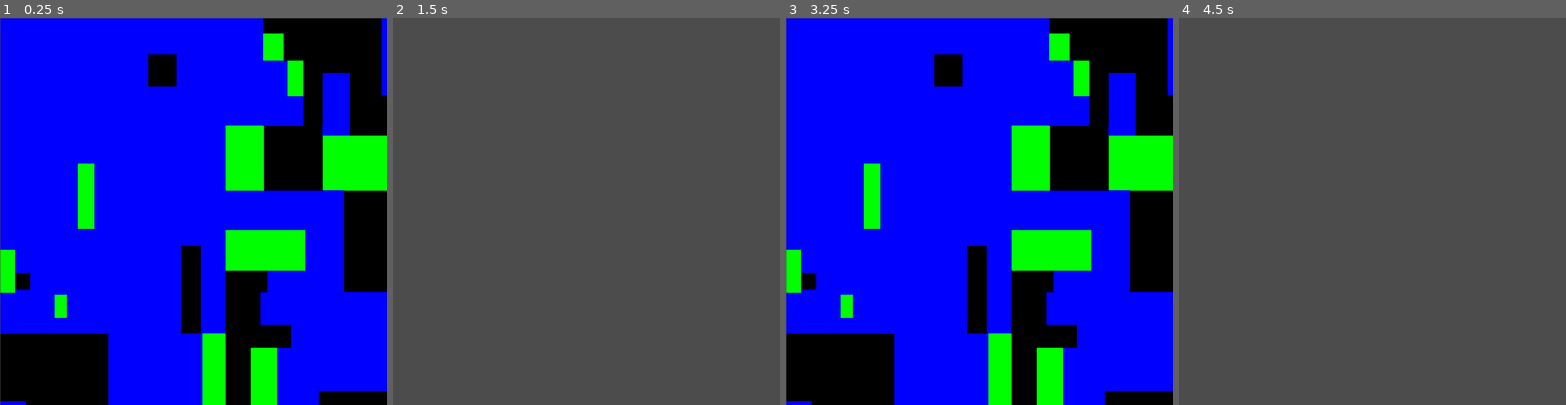
Above: before the commit, frames 1-4 (left to right).
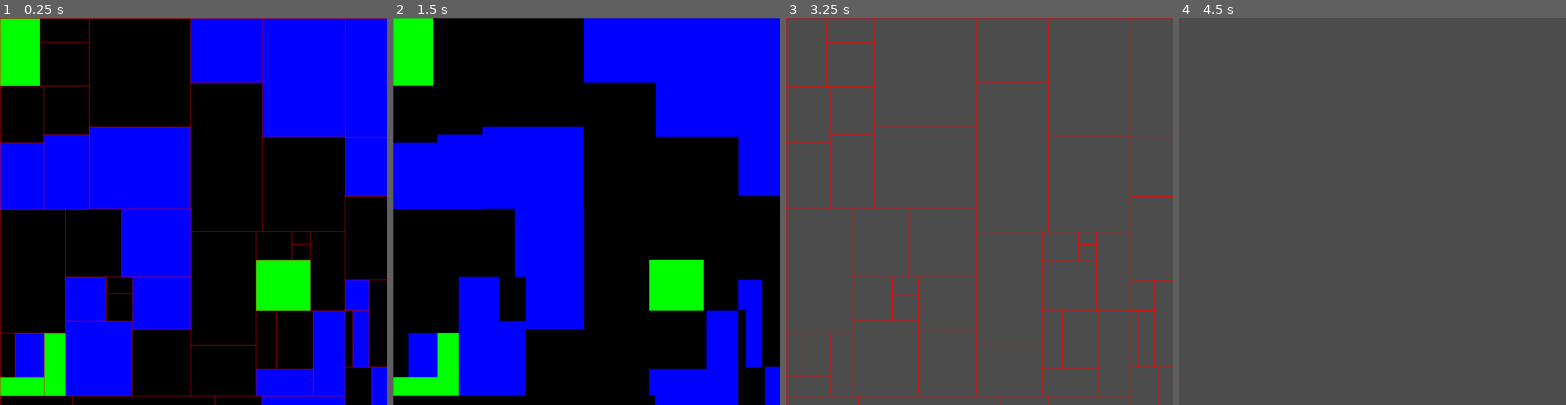
Above: after the commit, the same moments.

Repository: EpEpDragon/Project-Almond
Game: Godot game, scene res://WorldGen/WorldGenTesting.tscn
Two runs of this game, one before a commit and one after it. Both use one fixed random seed, a clock stepped at 60 frames per second and the inputs below.
Inputs (mouse positions are in pixels of both pictures, inside the frame that each line leads up to):
- Up to frame 1 (0.25 s): no input
- Up to frame 2 (1.5 s): tap Enter at 0.5 s; move the mouse to (671, 192) at 0.52 s; hold D (right) 0.53-1.28 s; tap Keypad 7 (drawMode, bound only before the commit) at 0.6 s; tap Space at 1.25 s; move the mouse to (509, 230) at 1.27 s; hold S (backward) from 1.28 s (still down); tap Keypad 2 (camBackward) at 1.35 s
- Up to frame 3 (3.25 s): tap Keypad 7 (drawMode, bound only before the commit) at 1.55, 2.3, 3.05 s; tap Enter at 2 s; move the mouse to (1018, 126) at 2.02 s; release S (backward) at 2.03 s; hold D (right) 2.03-2.78 s; hold Keypad 5 (camDown) 2.03-2.78 s; tap Space at 2.75 s; move the mouse to (960, 288) at 2.77 s; hold W (forward) from 2.78 s (still down); tap Keypad 8 (camForward) at 2.85 s
- Up to frame 4 (4.5 s): tap Enter at 3.5 s; move the mouse to (1488, 269) at 3.52 s; release W (forward) at 3.53 s; hold Keypad 4 (camLeft) 3.53-4.28 s; hold A (left) from 3.53 s (still down); tap Keypad 7 (drawMode, bound only before the commit) at 3.8 s; tap Space at 4.25 s; move the mouse to (1256, 153) at 4.27 s; tap Keypad 6 (camRight) at 4.35 s

The runs differ from the first frame. In frame 1, 64% of the frame differs, in the area x 0-100%, y 0-100%; in frame 2, 100%; in frame 3, 100%; in frame 4, nothing differs.

Commit message:
Zone control adjustments
Zone draw control added
Parameters

Diff:
--- a/WorldGen/WorldGenTesting.gd
+++ b/WorldGen/WorldGenTesting.gd
@@ -1,19 +1,18 @@
 extends Node2D
 var world_root = Vector2(0,0)
 var world_size = Vector2(1900,1400)
-var max_room_size = 150000;
-var min_room_size = 5000;
+var max_room_size = 190000;
 var world = []
 var rand = RandomNumberGenerator.new()
 var chunkDraw = 0;
 var vec1 = Vector2(1,1)
 var tree_size = 0
 
-var drawMode = "type"
+var drawMode = ["type", "bsp"]
 
 func _ready():
 
-	rand.seed = 34545
+	rand.seed = 666
 	build()
 	print("fin")
 
@@ -36,7 +35,7 @@
 	var current_size = size.x*size.y
 
 	#Threshold to continue division for smaller than max size rooms
-	var threshold = log((current_size/max_room_size)*5 + 1)
+	var threshold = log((current_size/max_room_size)*2.71 + 1)
 
 	if tree_size < node:
 		tree_size = node
@@ -102,7 +101,7 @@
 			assign_nodes(node*2+2)
 			children += 1
 	if children == 0:
-		if rand.randf() < 0.6:
+		if rand.randf() < 0.5:
 			world[node].type = "cave"
 		elif rand.randf() < 0.8:
 			world[node].type = "fill"
@@ -121,21 +120,28 @@
 		build()
 		update()
 		print("NBew")
-	if event.is_action_released("drawMode"):
-		if drawMode == "bsp":
-			drawMode = "type"
+	if event.is_action_released("drawBSP"):
+		if drawMode[1] == "bsp":
+			drawMode[1] = "0"
 		else:
-			drawMode = "bsp"
+			drawMode[1] = "bsp"
+		update()
+	if event.is_action_released("drawZone"):
+		if drawMode[0] == "type":
+			drawMode[0] = "0"
+		else:
+			drawMode[0] = "type"
 		update()
 
 func _draw():
 	for chunk in world:
 		if chunk:
-			#draw_rect(Rect2(chunk.origin + vec1, chunk.size + vec1), Color(1,0,0), false)
-			if drawMode == "type":
+			if drawMode[0] == "type":
 				if chunk.type == "cave":
 					draw_rect(Rect2(chunk.origin + vec1, chunk.size + vec1), Color(0,0,1))
 				elif chunk.type == "structure":
 					draw_rect(Rect2(chunk.origin + vec1, chunk.size + vec1), Color(0,1,0))
 				else:
 					draw_rect(Rect2(chunk.origin + vec1, chunk.size + vec1), Color(0,0,0))
+			if chunk.type != "chunk" && drawMode[1] == "bsp":
+				draw_rect(Rect2(chunk.origin + vec1, chunk.size + vec1), Color(1,0,0), false)
--- a/project.godot
+++ b/project.godot
@@ -108,9 +108,14 @@
 "events": [ Object(InputEventKey,"resource_local_to_scene":false,"resource_name":"","device":0,"alt":false,"shift":false,"control":false,"meta":false,"command":false,"pressed":false,"scancode":16777232,"unicode":0,"echo":false,"script":null)
  ]
 }
-drawMode={
+drawBSP={
 "deadzone": 0.5,
 "events": [ Object(InputEventKey,"resource_local_to_scene":false,"resource_name":"","device":0,"alt":false,"shift":false,"control":false,"meta":false,"command":false,"pressed":false,"scancode":16777357,"unicode":0,"echo":false,"script":null)
+ ]
+}
+drawZone={
+"deadzone": 0.5,
+"events": [ Object(InputEventKey,"resource_local_to_scene":false,"resource_name":"","device":0,"alt":false,"shift":false,"control":false,"meta":false,"command":false,"pressed":false,"scancode":16777358,"unicode":0,"echo":false,"script":null)
  ]
 }
 
